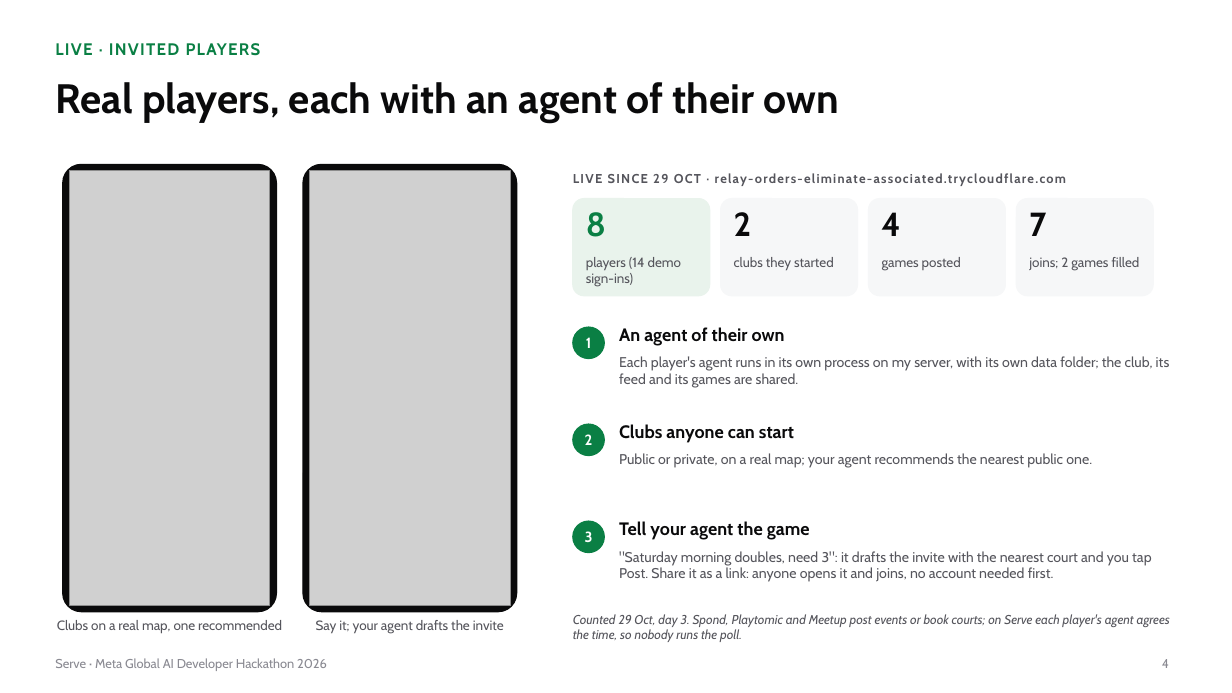
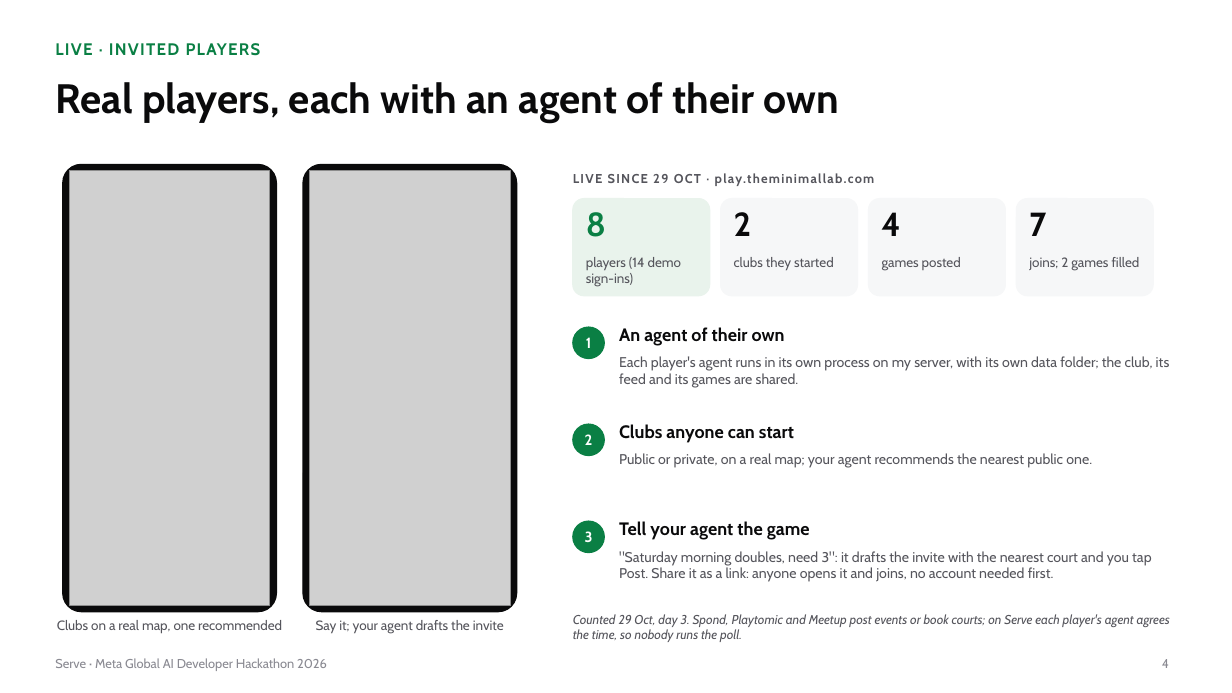
Before and after one commit to gino6178/serve-meta-hackathon, a slide deck: slide 4 of video/deck/Serve_Meta_deck.pptx. Drawn at 1232x693 pixels with LibreOffice and Linux fonts; fonts in the diff are those of the drawing; grey boxes stand for pictures. Boxes give left, top, right and bottom in pixels: in the first picture for what was removed or moved away, otherwise in the second. Text is boxed around its words. In the diff, an @@ line names an element or a change of style, - is before the commit and + after.

```diff
--- a/video/deck/Serve_Meta_deck.pptx
+++ b/video/deck/Serve_Meta_deck.pptx
@@ text at <box>573,173,875,186</box>: text changed @@
-LIVE SINCE 29 OCT · relay-orders-eliminate-associated.trycloudflare.com
+LIVE SINCE 29 OCT · play.theminimallab.com
```
Also in this commit, not shown: 2 other slides changed, 8 other files.
